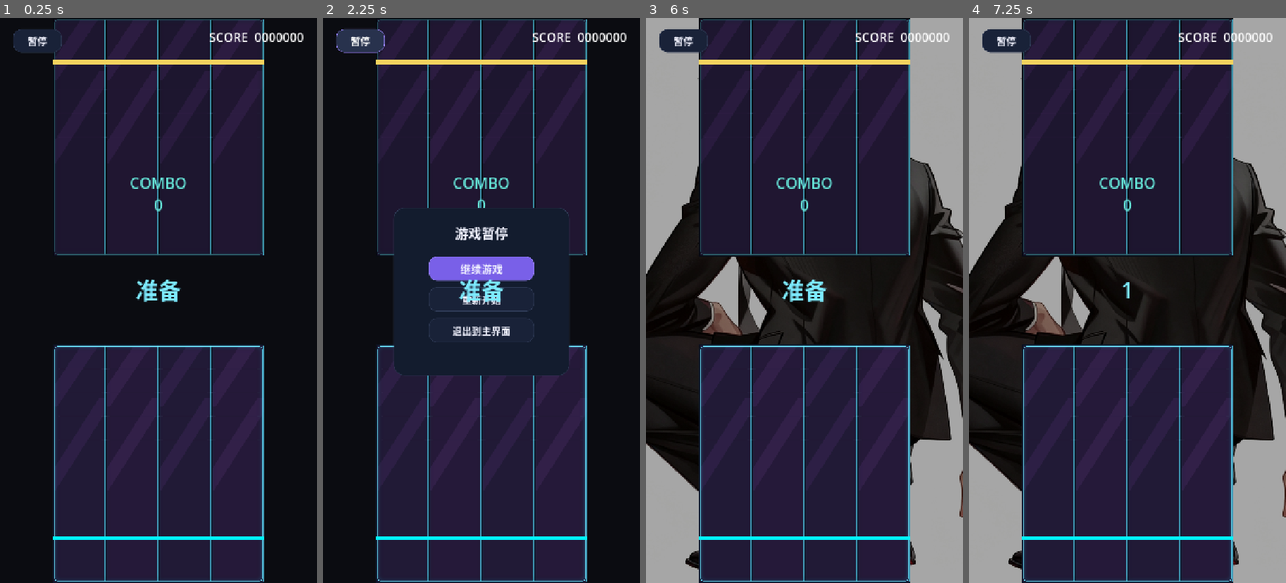
Above: before the commit, frames 1-4 (left to right).
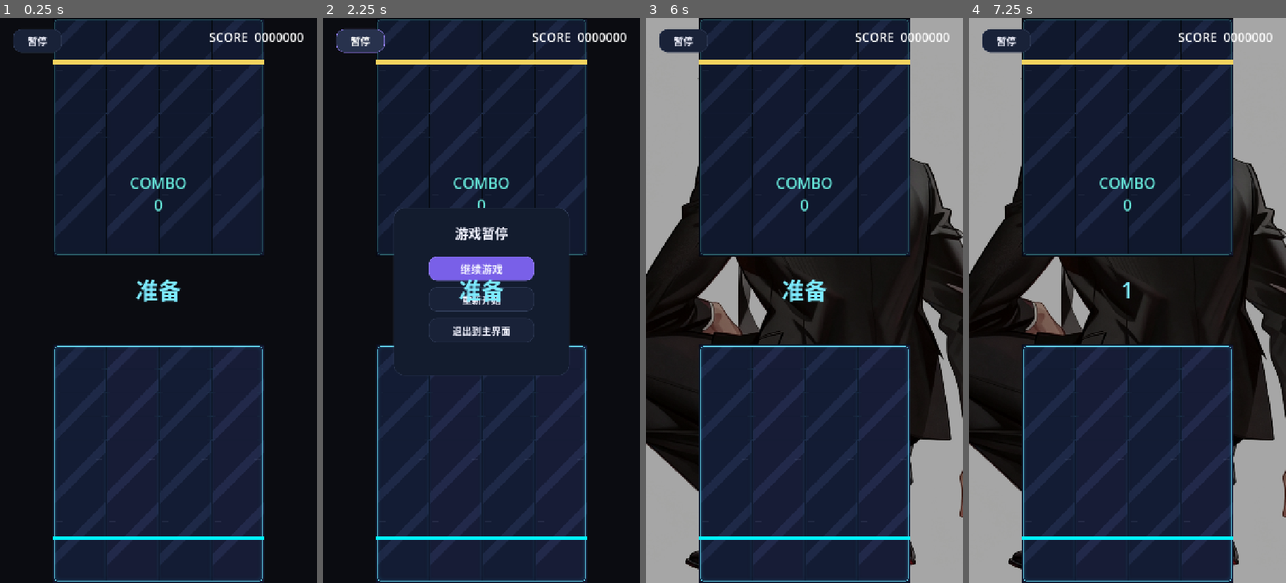
Above: after the commit, the same moments.

Repository: yznhyyg/1
Game: Godot game, scene res://main.tscn
The game is run twice, just before and just after one commit, with the same random seed, the same clock (stepped at 60 frames per second) and the same inputs. This scene is started directly instead of the project's main scene. Sound files missing from this copy of the repository are replaced by a short silence.
Inputs:
- Up to frame 1 (0.25 s): no input
- Up to frame 2 (2.25 s): click "暂停" at 0.5 s; click "重新开始" at 1.25 s; click "暂停" at 2 s
- Up to frame 3 (6 s): click "重新开始" at 2.75 s; click "暂停" at 3.5 s; click "继续游戏" at 4.25 s; click "返回曲库 ENTER →" at 5 s; click "开始游戏 ENTER →" at 5.75 s
- Up to frame 4 (7.25 s): tap Enter (ui_accept) at 6.5, 6.77 s; tap Space at 6.6 s

The runs differ from the first frame. In frame 1, 8.9% of the frame differs, in the area x 18-84%, y 0-100%; in frame 2, 8.0%; in frame 3, 8.9%; in frame 4, 8.9%.

Commit message:
Refine diagonal lane texture

Diff:
--- /dev/null
+++ b/assets/lanes/lane_diagonal_refined.svg
@@ -0,0 +1,10 @@
+<svg xmlns="http://www.w3.org/2000/svg" width="120" height="540" viewBox="0 0 120 540">
+  <rect width="120" height="540" fill="#111a30"/>
+  <!-- Narrow, low-contrast diagonal bands keep the original idea without filling the lane. -->
+  <path d="M-34 92L-8 92L88 -4L62 -4Z" fill="#27365a" fill-opacity=".52"/>
+  <path d="M-34 232L-8 232L120 104L120 76Z" fill="#27365a" fill-opacity=".52"/>
+  <path d="M-34 372L-8 372L120 244L120 216Z" fill="#27365a" fill-opacity=".52"/>
+  <path d="M-34 512L-8 512L120 384L120 356Z" fill="#27365a" fill-opacity=".52"/>
+  <path d="M0 0H120M0 540H120" stroke="#66e7da" stroke-opacity=".45" stroke-width="1"/>
+  <path d="M8 120H22M98 260H112M8 400H22" stroke="#9aaed0" stroke-opacity=".22" stroke-width="1"/>
+</svg>
--- a/main.tscn
+++ b/main.tscn
@@ -2,7 +2,7 @@
 
 [ext_resource type="PackedScene" uid="uid://xma5ucw0bplx" path="res://note.tscn" id="1_0xm2m"]
 [ext_resource type="Script" uid="uid://bswk3gg1ij0hp" path="res://main.gd" id="1_1bvp3"]
-[ext_resource type="Texture2D" uid="uid://dbkw6idpdpbab" path="res://assets/lanes/lane_neon.png" id="3_lane"]
+[ext_resource type="Texture2D" path="res://assets/lanes/lane_diagonal_refined.svg" id="3_lane"]
 [ext_resource type="Texture2D" uid="uid://d0o1a45d6knvu" path="res://assets/lanes/four_lane_neon_clean.png" id="4_four_lane"]
 
 [node name="Main" type="Node2D" unique_id=1038738866]
